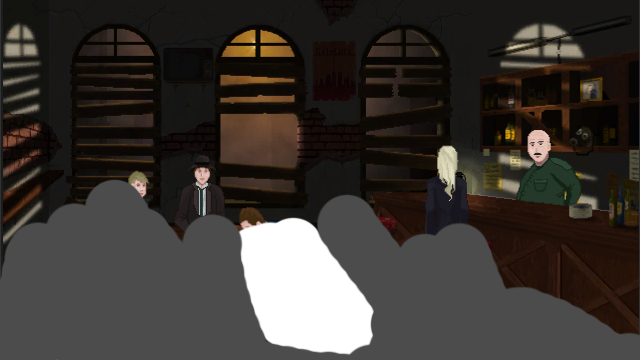
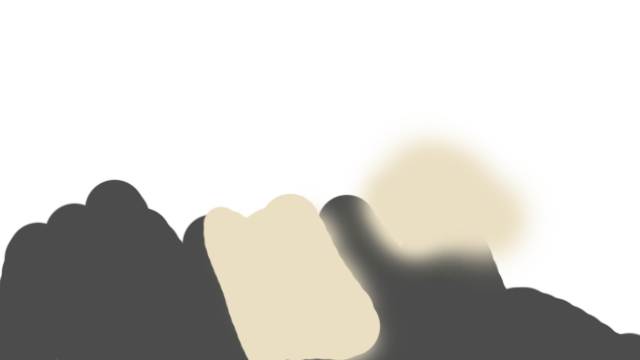
Before/after of a 640×360 layered artwork. What changed in the layer stack:
painted on "Layer 7" over 198, 105, 562, 360
hid "Layer 0" over 0, 0, 640, 359
